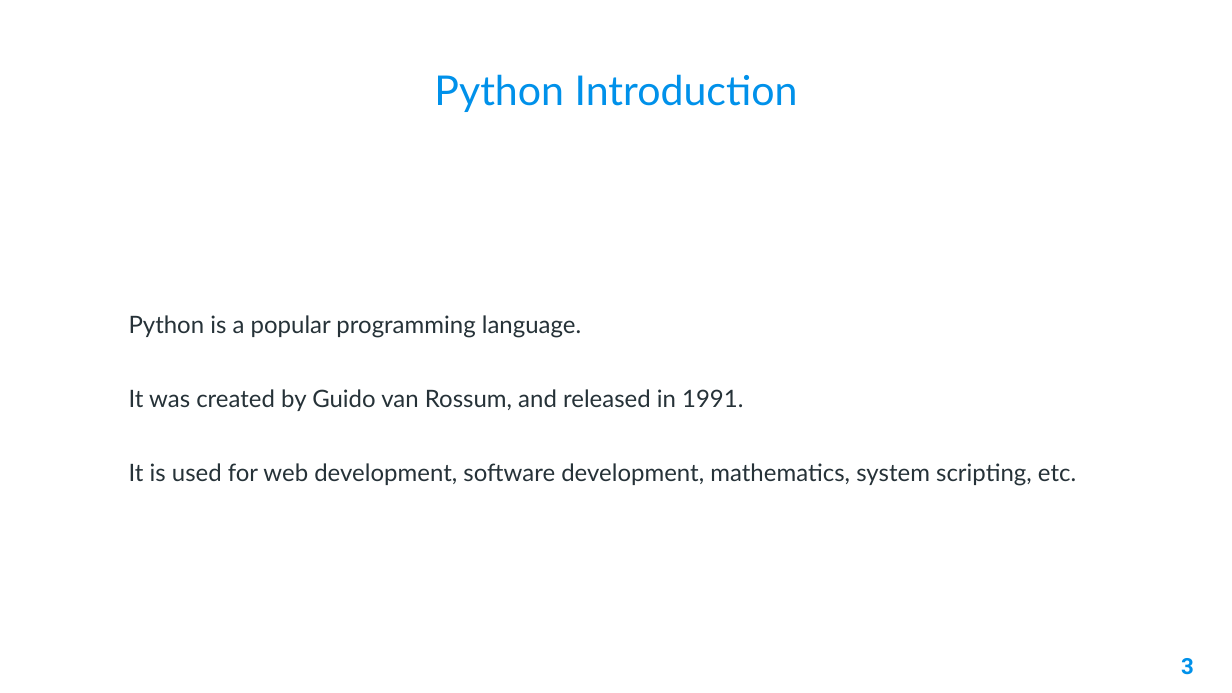
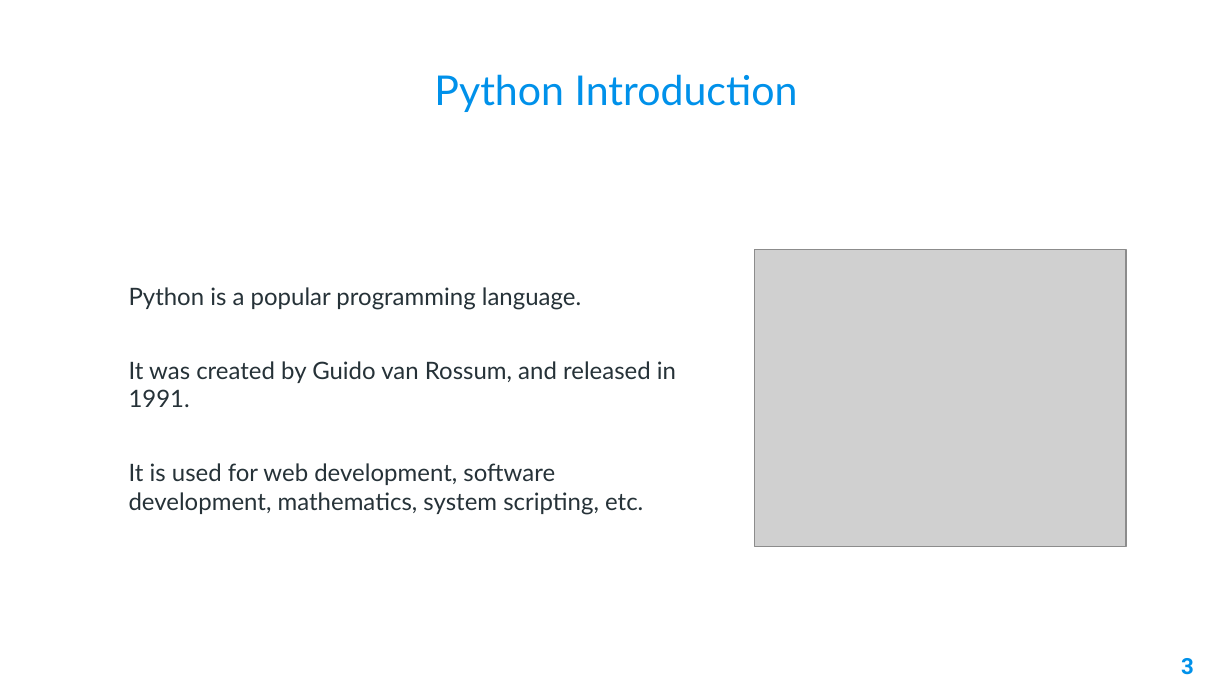
Before and after one commit to AleeRezaa/learn-python, a slide deck: slide 3 of Python.pptx. Drawn at 1232x693 pixels with LibreOffice and Linux fonts; fonts in the diff are those of the drawing; grey boxes stand for pictures; background and template pictures are left out. Boxes give left, top, right and bottom in pixels: in the first picture for what was removed or moved away, otherwise in the second. Text is boxed around its words. In the diff, an @@ line names an element or a change of style, - is before the commit and + after.

```diff
--- a/Python.pptx
+++ b/Python.pptx
@@ text "Python is a popular programming ..." rewrapped from box(129, 315, 1076, 486) to box(129, 287, 676, 515) @@
@@ picture added at box(755, 250, 1126, 547) @@
```
Also in this commit, not shown: 3 other slides changed, 2 slides added, 2 other files.
